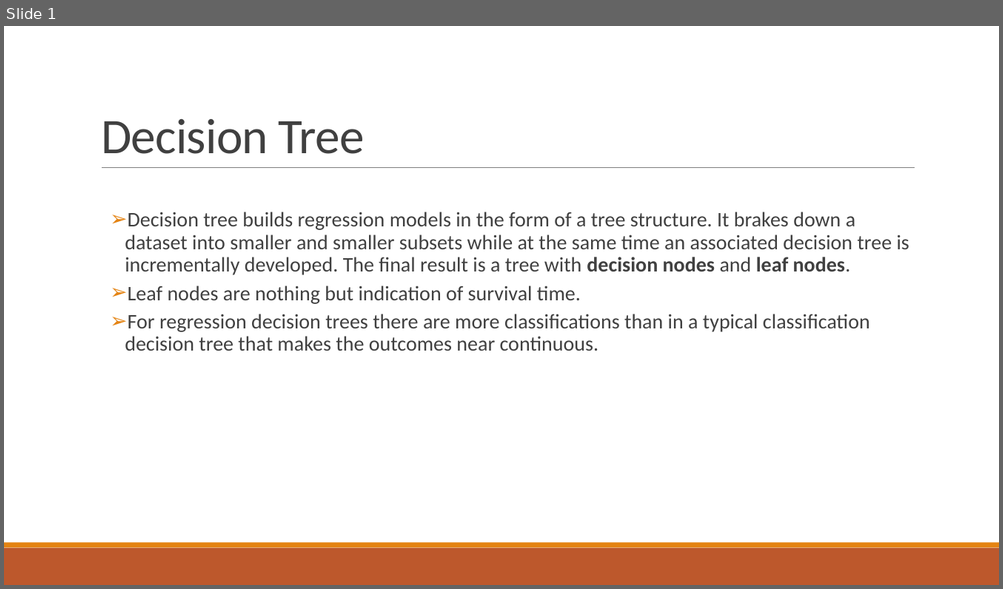
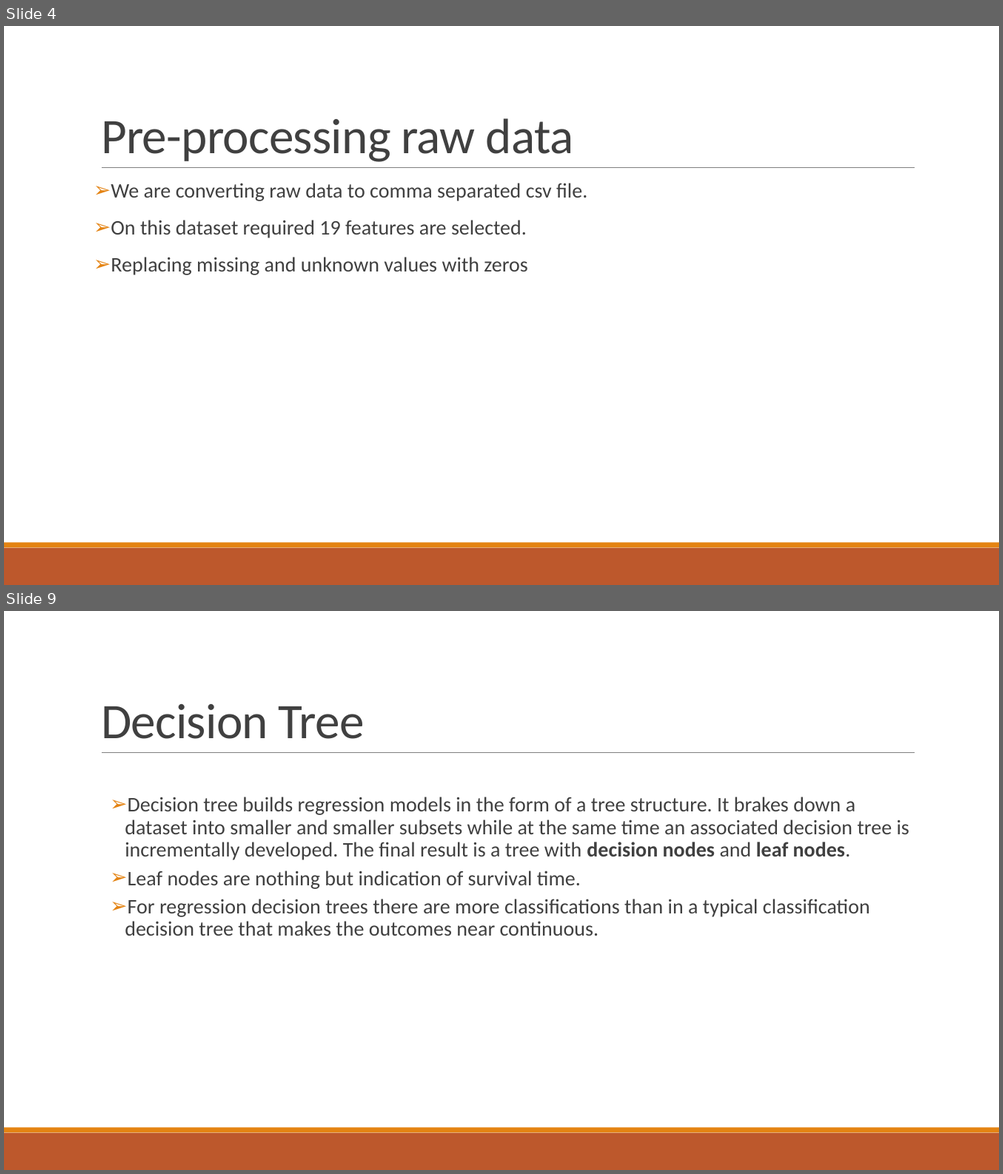
Before and after one commit to HarshCic/Minor-Project, a slide deck: Report & PPT/MinorProject.pptx. Shown one above the other, each under a label of ours: slide 1 before the commit, slides 4 and 9 after it; the slides between them are not shown. The pictures are 1003x589 and 1003x1174 pixels, drawn with LibreOffice and Linux fonts; fonts in the diff are those of the drawing. Boxes give left, top, right and bottom in pixels: in the first picture for what was removed or moved away, otherwise in the second. Text is boxed around its words. In the diff, an @@ line names an element or a change of style, - is before the commit and + after.

```diff
--- a/Report & PPT/MinorProject.pptx
+++ b/Report & PPT/MinorProject.pptx
@@ slide 4 added at [4,26,999,585], background #FFFFFF; not listed: 3 template elements that a slide beside it also shows @@
@@ title added at [101,118,574,162], 48 pt, text #404040 @@
+Pre-processing raw data
@@ text added at [111,183,587,275], 20 pt, text #404040 @@
+➢ We are converting raw data to comma separated csv file.
+➢ On this dataset required 19 features are selected.
+➢ Replacing missing and unknown values with zeros
@@ what was slide 1 is now slide 9 @@
```
Also in this commit, not shown: 2 slides changed, 11 other slides added, 1 other file.
